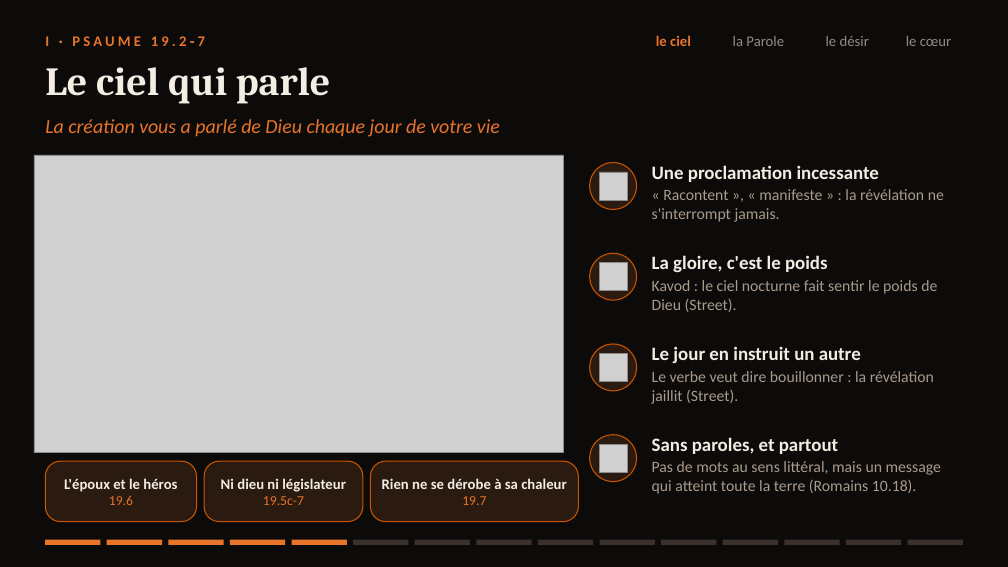
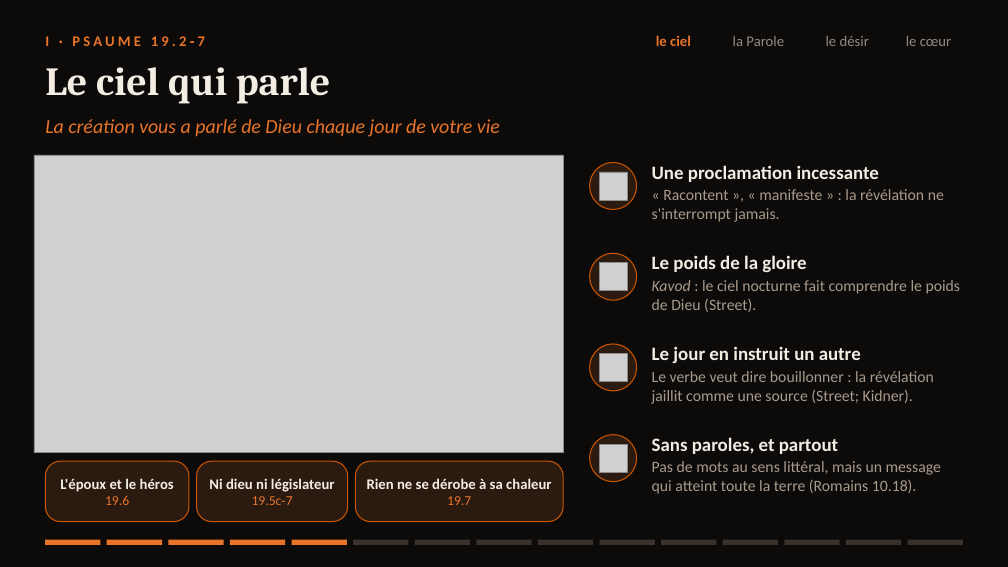
Before and after one commit to agbruneau/Prospection, a slide deck: slide 6 of Presentation-Psaume-19.pptx. Drawn at 1008x567 pixels with LibreOffice and Linux fonts; fonts in the diff are those of the drawing; grey boxes stand for pictures. Boxes give left, top, right and bottom in pixels: in the first picture for what was removed or moved away, otherwise in the second. Text is boxed around its words. In the diff, an @@ line names an element or a change of style, - is before the commit and + after.

```diff
--- a/Presentation-Psaume-19.pptx
+++ b/Presentation-Psaume-19.pptx
@@ text at (652,255,961,312): text changed @@
-La gloire, c'est le poids
-Kavod : le ciel nocturne fait sentir le poids de Dieu (Street).
+Le poids de la gloire
+Kavod : le ciel nocturne fait comprendre le poids de Dieu (Street).
@@ text at (652,371,934,404): text changed @@
-Le verbe veut dire bouillonner : la révélation jaillit (Street).
+Le verbe veut dire bouillonner : la révélation jaillit comme une source (Street; Kidner).
@@ rounded rectangle: place and size @@
-rounded rectangle at (45,461,197,522)
+rounded rectangle at (45,461,189,522)
@@ text "L'époux et le héros": place and size @@
-text "L'époux et le héros" at (64,478,177,505)
+text "L'époux et le héros" at (60,478,174,505)
@@ rounded rectangle: place and size @@
-rounded rectangle at (204,461,363,522)
+rounded rectangle at (197,461,348,522)
@@ text "Ni dieu ni législateur": place and size @@
-text "Ni dieu ni législateur" at (221,478,346,505)
+text "Ni dieu ni législateur" at (209,478,335,505)
@@ rounded rectangle: place and size @@
-rounded rectangle at (371,461,578,522)
+rounded rectangle at (355,461,563,522)
@@ text "Rien ne se dérobe à ...": place and size @@
-text "Rien ne se dérobe à ..." at (382,478,566,505)
+text "Rien ne se dérobe à ..." at (367,478,551,505)
@@ text at (252,496,293,505): text changed @@
-19.5c-7
+19.5c‑7
```
Also in this commit, not shown: 14 other slides changed, 1 slide added, 1 slide removed, 9 other files.
